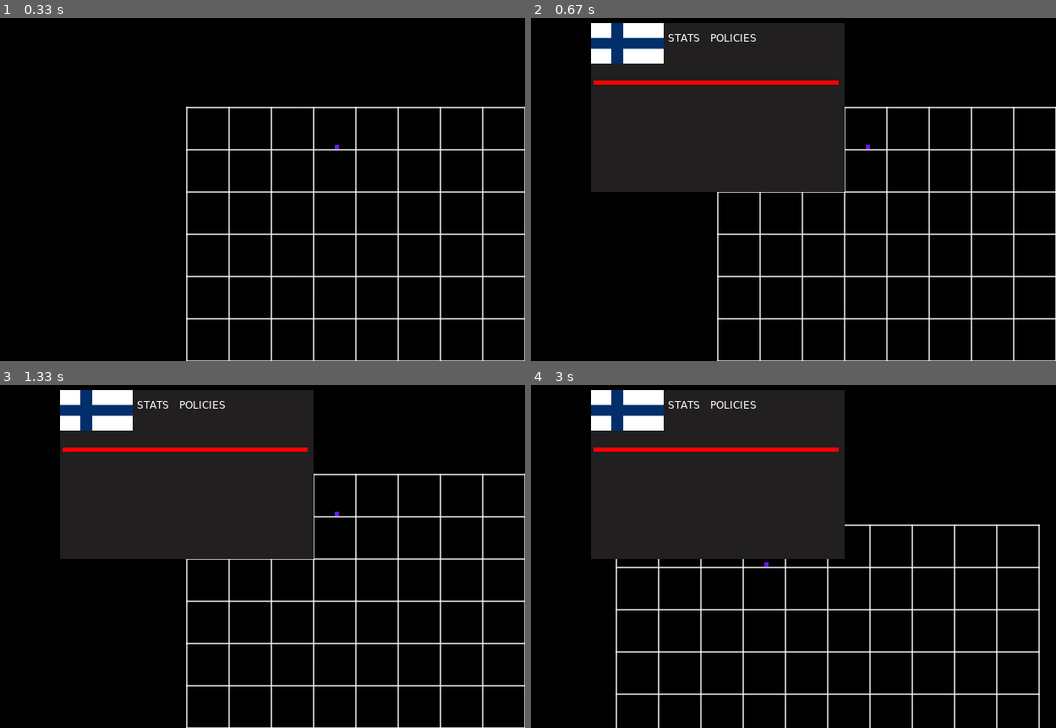
Above: before the commit, frames 1-4 (two rows, left to right).
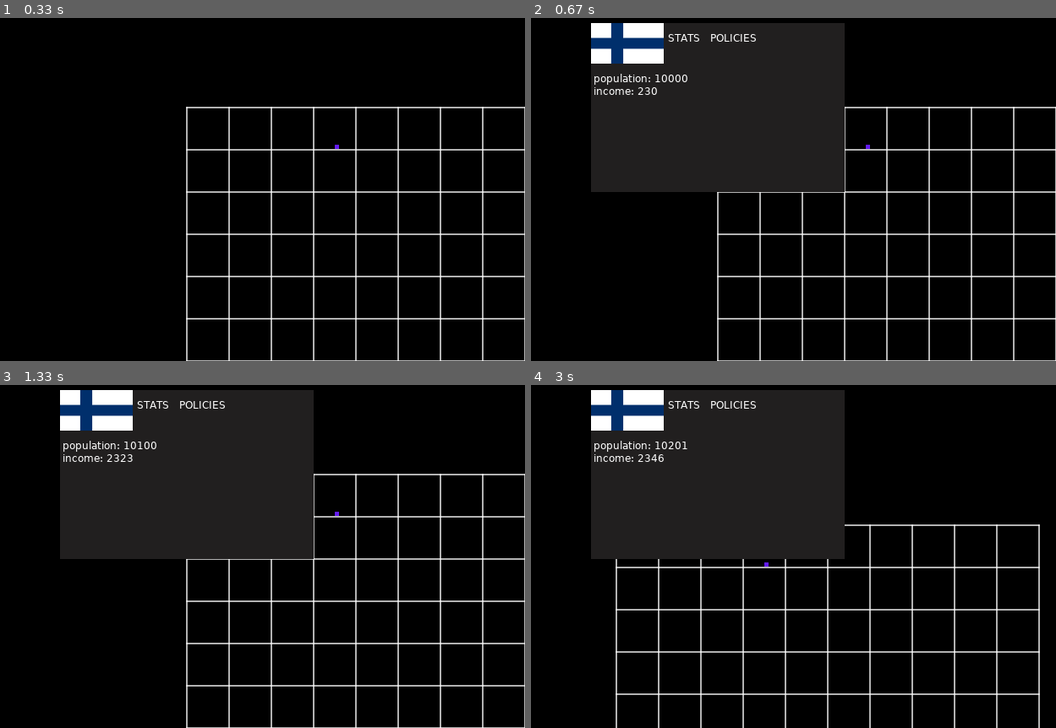
Above: after the commit, the same moments.

Repository: Litzendrift/legacyloo
Game: LÖVE game, started from main.lua
The game is run twice, just before and just after one commit, with the same random seed, the same clock (stepped at 60 frames per second) and the same inputs.
Inputs (mouse positions are in pixels of both pictures, inside the frame that each line leads up to):
- Up to frame 1 (0.33 s): no input
- Up to frame 2 (0.67 s): tap E at 0.33 s
- Up to frame 3 (1.33 s): click "POLICIES" at 0.72 s; click "STATS" at 1.05 s
- Up to frame 4 (3 s): hold D 1.33-1.8 s; tap E at 1.48, 2.82 s; hold W 1.83-2.13 s; move the mouse to (783, 587) at 1.87 s; hold D 2.17-2.63 s; hold A from 2.67 s (still down)

Frame 1 is identical in both runs. In frame 2, 0.8% of the frame differs, in the area x 11-59%, y 16-23%; in frame 3, 0.8%; in frame 4, 0.8%.

Commit message:
added things for menuUi stats tab, implemented tab switching for menuUi

Diff:
--- a/src/city.lua
+++ b/src/city.lua
@@ -32,6 +32,7 @@
     newCity.tileX, newCity.tileY = calculateTileCoordinates(x, y)
     newCity.color = Allegiances[allegianceName].color
     newCity.health = City.calculateCityHealth(newCity)
+    newCity.income = City.calculateCityIncome(newCity)
 
     Cities[newCity.name] = newCity
 
@@ -126,6 +127,38 @@
 end
 
 
+function City.calculateTotalPopulationForAllegiance(allegianceName)
+    local totalPop = 0
+
+    for _, c in pairs(Cities) do
+        if c.allegianceName ~= allegianceName then
+            goto continue
+        end
+
+        totalPop = totalPop + c.population
+        ::continue::
+    end
+
+    return totalPop
+end
+
+
+function City.calculateTotalIncomeForAllegiance(allegianceName)
+    local totalIncome = 0
+
+    for _, c in pairs(Cities) do
+        if c.allegianceName ~= allegianceName then
+            goto continue
+        end
+
+        totalIncome = totalIncome + c.income
+        ::continue::
+    end
+
+    return totalIncome
+end
+
+
 function City.calculateCityHealth(c)
     return Utils.roundToInteger((c.population * 0.05) * ((c.tier * 0.01) + 1))
 end
@@ -179,6 +212,9 @@
         local newSize = City.calculateCitySizeAccordingToPopulation(c)
         c.size = newSize
 
+        local newIncome = City.calculateCityIncome(c)
+        c.income = newIncome
+
         if (not c.underSeige) then
             local newHealth = City.calculateCityHealth(c)
             c.health = newHealth
--- a/src/uiElements.lua
+++ b/src/uiElements.lua
@@ -416,6 +416,8 @@
         layer = 1,
         buttons = {},
 
+        currentTab = "stats",
+
         position = function(self)
 
             self.x = WindowWidth / 2 - self.width / 2
@@ -433,6 +435,7 @@
 
                 onClick = function()
                     print("switch to stats tab")
+                    self.currentTab = "stats"
                 end
             }
 
@@ -449,6 +452,7 @@
 
                 onClick = function()
                     print("switch to policies tab")
+                    self.currentTab = "policies"
                 end
             }
 
@@ -492,9 +496,16 @@
             local w2, h2 = font:getWidth("POLICIES"), font:getHeight()
             ptb.init(ptb, self.x+targetWidth + 55, self.y + 10, w2, h2)
 
-
-            love.graphics.setColor({1, 0, 0, 1})
-            love.graphics.rectangle("fill", self.x + 3, self.y + 68, self.width - self.pad, 5)
+            if (self.currentTab == "stats") then
+                local totalPopulation = City.calculateTotalPopulationForAllegiance(Player.allegianceName)
+                local totalIncome = City.calculateTotalIncomeForAllegiance(Player.allegianceName)
+                love.graphics.print("population: " .. totalPopulation, self.x + 3, self.y + targetHeight + 10)
+                love.graphics.print("income: " .. totalIncome, self.x + 3, self.y + targetHeight + 10 + 15)
+            end
+
+            if (self.currentTab == "policies") then
+
+            end
 
         end,
     },
